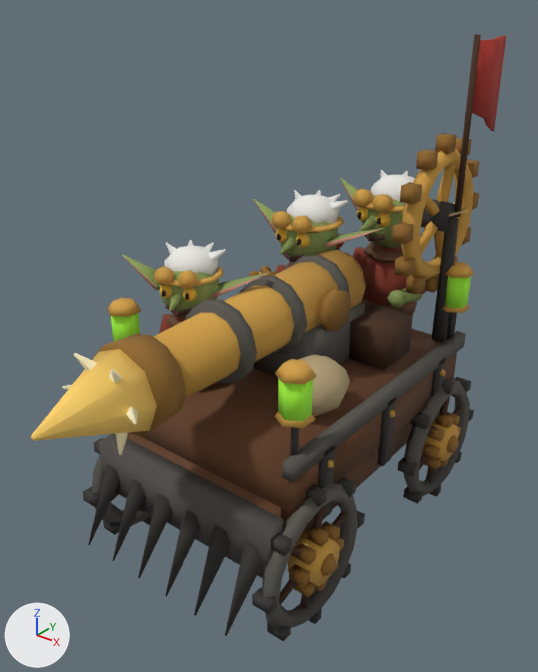
Before and after pictures for a commit that changed the glTF model apps/web/public/models/units/grand-gearjammer.glb.
One viewpoint serves both versions: a 50 mm camera at (0.768, -1.056, 1.026) aimed at (0.002, -0.099, 0.432). Every picture has the same lights, and +X, +Y and +Z are marked at lower left. The picture after the commit comes second. Vertices at exactly the same position are counted once.

Names of what the first picture shows: 'GrandGearjammerMesh'.
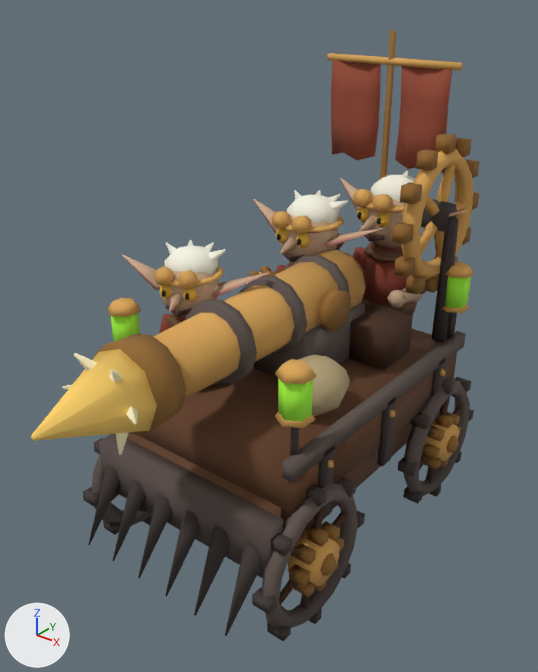
Boxes (x1, y1, x2, y2) around the edits, measured in the pictures (538 x 672 px):
'GrandGearjammerMesh', reshaped: before (31, 34, 506, 641); after (31, 30, 480, 641)
part 1 of me_grandgearjammermesh, added (brown): after (375, 30, 396, 247)
part 2 of me_grandgearjammermesh, added (orange): after (327, 53, 463, 71)
part 3 of me_grandgearjammermesh, added (red): after (395, 65, 452, 173)
part 4 of me_grandgearjammermesh, added (red): after (331, 60, 381, 161)
part 5 of me_grandgearjammermesh, deleted (red): before (472, 35, 506, 131)
part 6 of me_grandgearjammermesh, deleted (brown): before (454, 34, 481, 217)
part 7 of me_grandgearjammermesh, recoloured: (107, 148, 470, 569) in both

The change, as a diff of the scene's bpy script:
```diff
--- a/apps/web/public/models/units/grand-gearjammer.glb.py
+++ b/apps/web/public/models/units/grand-gearjammer.glb.py
@@ me_grandgearjammermesh @@
 # used by ob_grandgearjammermesh; location = (0.0, 0.0, 0.0)
-me_grandgearjammermesh.from_pydata(...)  # 3558 vertices, 6220 faces; spans x -0.26..0.254, y -0.6..0.43, z -0.01..0.93
+me_grandgearjammermesh.from_pydata(...)  # 3644 vertices, 6368 faces; spans x -0.26..0.254, y -0.6..0.415, z -0.01..0.93
+# me_grandgearjammermesh part 1: a new loose piece, a 6-sided cut cone along z (radius 0.008 at the low end, 0.006 at the high end) spanning x -0.007..0.007, y 0.272..0.288, z 0.34..0.93, in mat_figure
+# me_grandgearjammermesh part 2: a new loose piece, a 6-sided cylinder along x spanning x -0.145..0.145, y 0.274..0.286, z 0.868..0.882, in mat_figure
+# me_grandgearjammermesh part 3: a new loose piece of 32 vertices spanning x 0.025..0.13, y 0.269..0.291, z 0.678..0.87, in mat_figure
+# me_grandgearjammermesh part 4: a new loose piece of 32 vertices spanning x -0.13..-0.025, y 0.269..0.291, z 0.678..0.87, in mat_figure
+# me_grandgearjammermesh part 5: the loose piece of 24 vertices spanning x 0.156..0.185, y 0.28..0.43, z 0.74..0.92 is deleted
+# me_grandgearjammermesh part 6: the loose piece of 8 vertices spanning x 0.163..0.177, y 0.273..0.287, z 0.6..0.93 is deleted
+# me_grandgearjammermesh part 7: 3424 kept faces spanning x -0.26..0.24, y -0.442..0.392, z 0.014..0.732 get new vertex colours
+# other edits to the shape of me_grandgearjammermesh do not show in these pictures
 me_grandgearjammermesh.materials.append(mat_figure)
```
